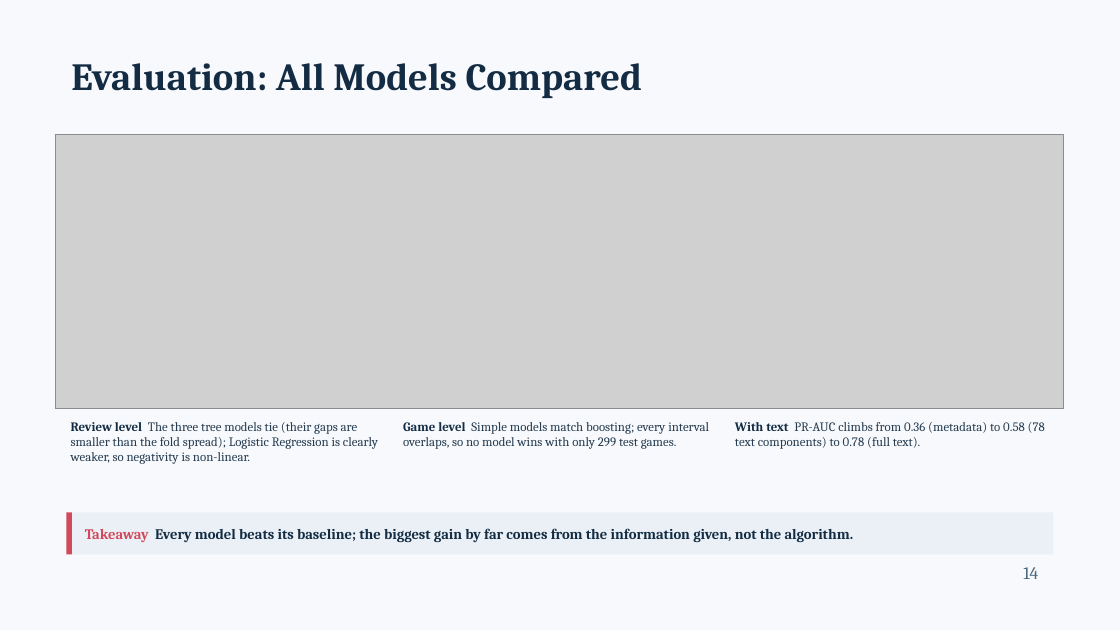
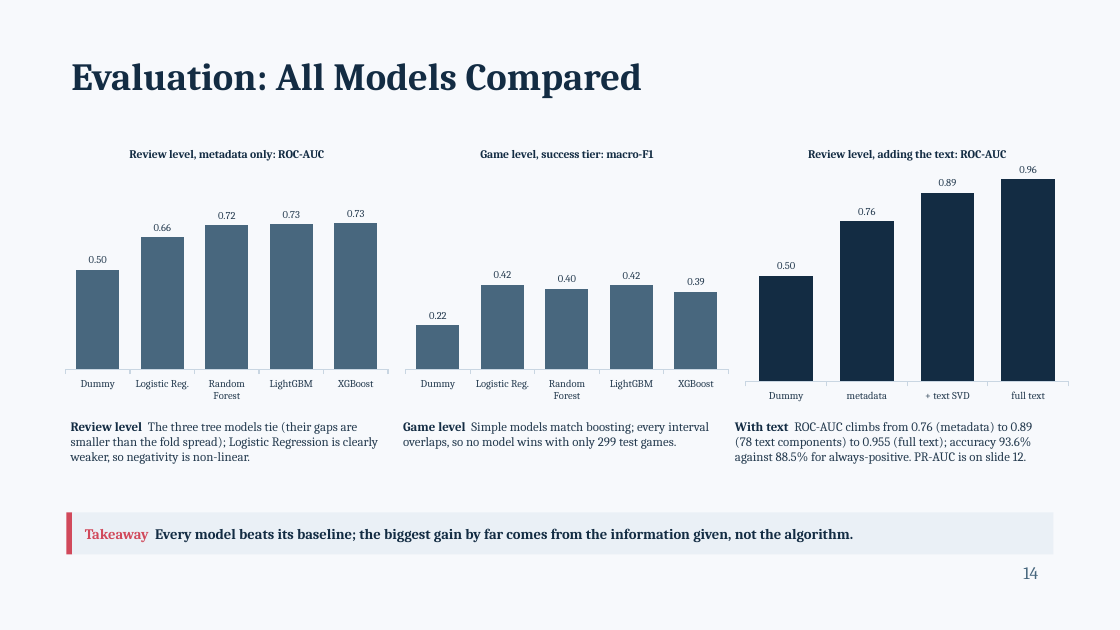
Before and after one commit to Shan713/IndieGuard, a slide deck: slide 14 of slides/review1.pptx. Drawn at 1120x630 pixels with LibreOffice and Linux fonts; fonts in the diff are those of the drawing; grey boxes stand for pictures. Boxes give left, top, right and bottom in pixels: in the first picture for what was removed or moved away, otherwise in the second. Text is boxed around its words. In the diff, an @@ line names an element or a change of style, - is before the commit and + after.

Commit message:
Slides: show ROC-AUC and macro-F1 on the model comparison slide

```diff
--- a/slides/review1.pptx
+++ b/slides/review1.pptx
@@ picture removed at (x1=55, y1=134, x2=1064, y2=409) @@
@@ column chart added at (x1=59, y1=134, x2=395, y2=408) @@
+title "Review level, metadata only: ROC-AUC"
+categories: Dummy, Logistic Reg., Random Forest, LightGBM, XGBoost
+Series 1: 0.5, 0.66, 0.72, 0.73, 0.73
@@ column chart added at (x1=399, y1=134, x2=735, y2=408) @@
+title "Game level, success tier: macro-F1"
+categories: Dummy, Logistic Reg., Random Forest, LightGBM, XGBoost
+Series 1: 0.22, 0.42, 0.4, 0.42, 0.39
@@ column chart added at (x1=739, y1=134, x2=1075, y2=408) @@
+title "Review level, adding the text: ROC-AUC"
+categories: Dummy, metadata, + text SVD, full text
+Series 1: 0.5, 0.76, 0.89, 0.95
@@ text at (x1=735, y1=422, x2=1033, y2=464): text changed @@
-With text PR-AUC climbs from 0.36 (metadata) to 0.58 (78 text components) to 0.78 (full text).
+With text ROC-AUC climbs from 0.76 (metadata) to 0.89 (78 text components) to 0.955 (full text); accuracy 93.6% against 88.5% for always-positive. PR-AUC is on slide 12.
```
Also in this commit, not shown: 4 other slides changed.
